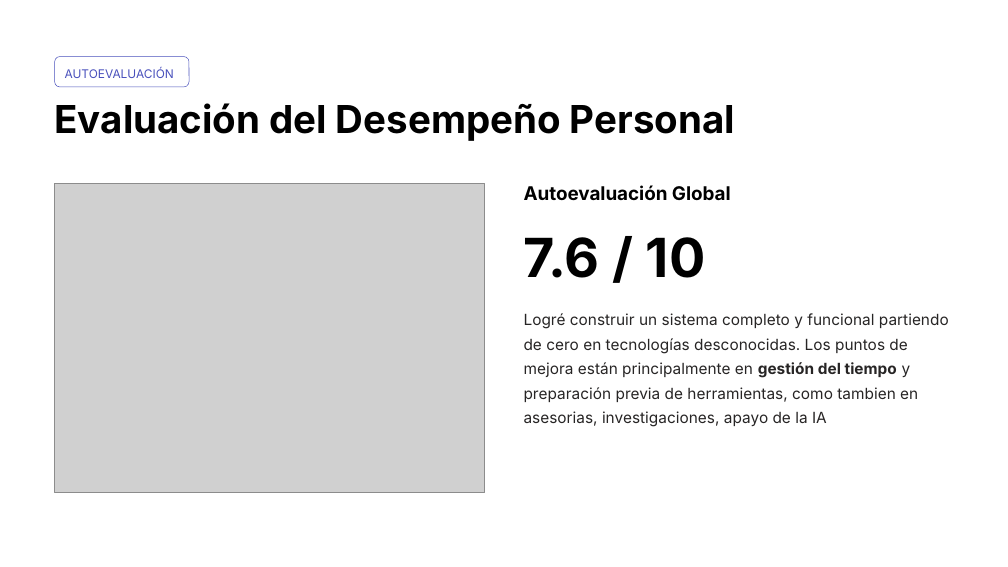
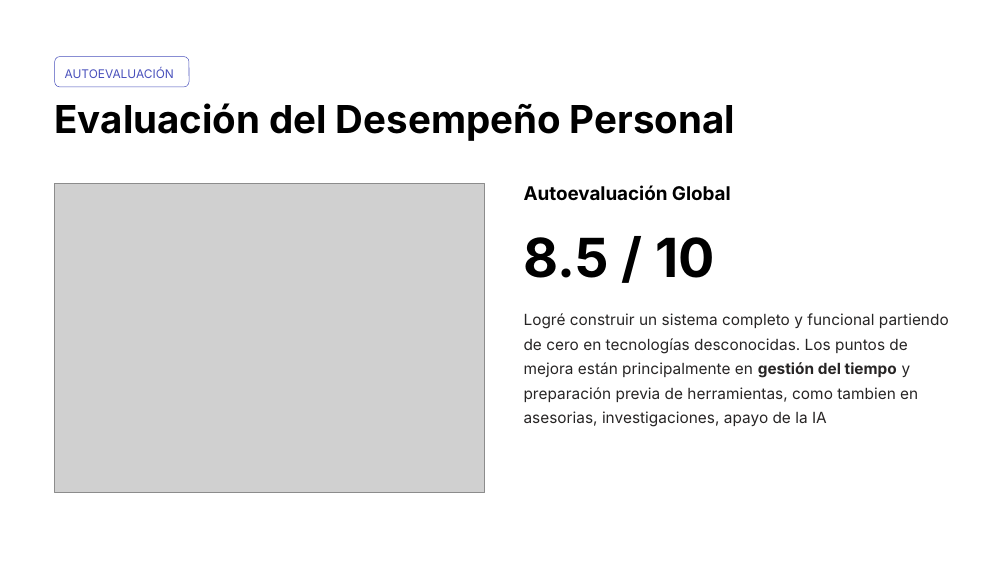
Before and after one commit to AlexPAXL/SystemaAuto_Analisisi, a slide deck: slide 8 of DOC/AcademicFlow-v10.pptx. Drawn at 1008x567 pixels with LibreOffice and Linux fonts; fonts in the diff are those of the drawing; grey boxes stand for pictures; background and template pictures are left out. Boxes give left, top, right and bottom in pixels: in the first picture for what was removed or moved away, otherwise in the second. Text is boxed around its words. In the diff, an @@ line names an element or a change of style, - is before the commit and + after.

```diff
--- a/DOC/AcademicFlow-v10.pptx
+++ b/DOC/AcademicFlow-v10.pptx
@@ text at [524,237,715,278]: text changed @@
-7.6 / 10
+8.5 / 10
```
Also in this commit, not shown: 3 other slides changed.
